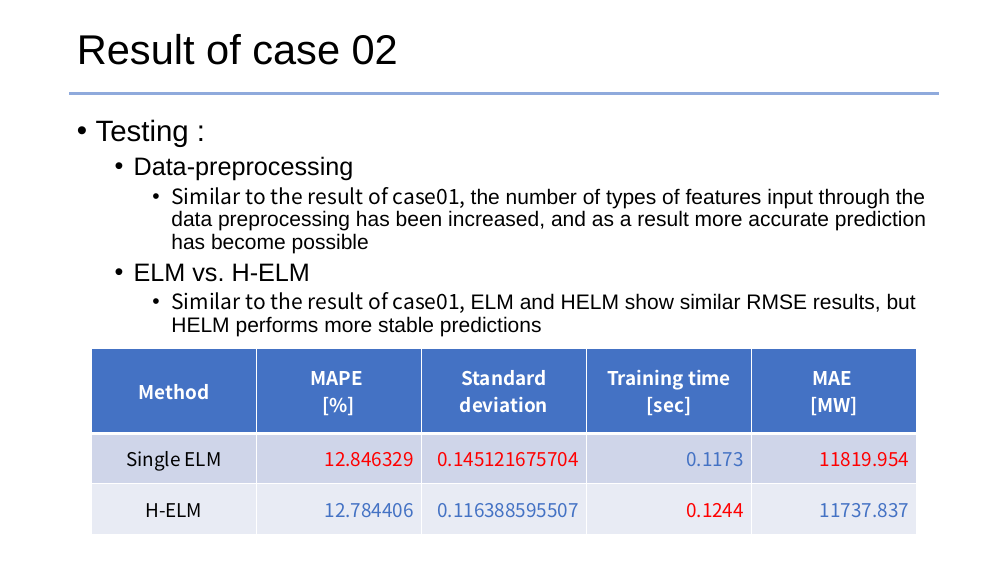
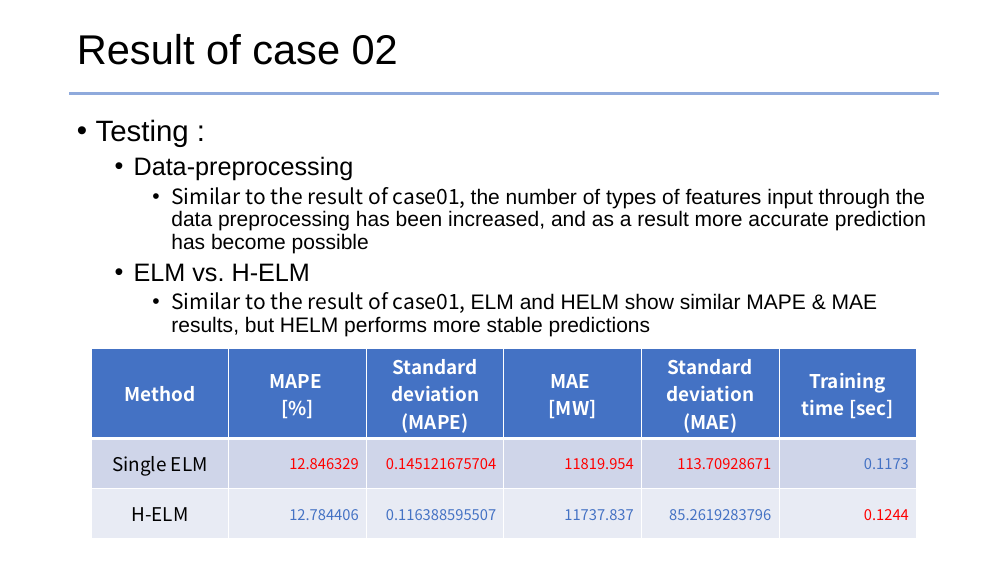
Before and after one commit to jhyun0919/STLF_of_Australian_NEM_by_H-ELM, a slide deck: slide 34 of ppt_slides/prepare_ELM2017_26MAY2017.pptx (slide 30 before the commit). Drawn at 1008x567 pixels with LibreOffice and Linux fonts; fonts in the diff are those of the drawing. Boxes give left, top, right and bottom in pixels: in the first picture for what was removed or moved away, otherwise in the second. Text is boxed around its words. In the diff, an @@ line names an element or a change of style, - is before the commit and + after.

```diff
--- a/ppt_slides/prepare_ELM2017_26MAY2017.pptx
+++ b/ppt_slides/prepare_ELM2017_26MAY2017.pptx
@@ text at (171,292,878,337): text changed @@
-    • Similar to the result of case01, ELM and HELM show similar RMSE results, but HELM performs more stable predictions
+    • Similar to the result of case01, ELM and HELM show similar MAPE & MAE results, but HELM performs more stable predictions
@@ table at (91,349,917,534) @@
-column 3: Standard deviation | 0.145121675704 | 0.116388595507
+column 3: Standard deviation / (MAPE) | 0.145121675704 | 0.116388595507
+column 4: MAE / [MW] | 11819.954 | 11737.837
+column 5: Standard deviation / (MAE) | 113.70928671 | 85.2619283796
-column 5: MAE / [MW] | 11819.954 | 11737.837
```
Also in this commit, not shown: 5 other slides changed, 4 slides added.
